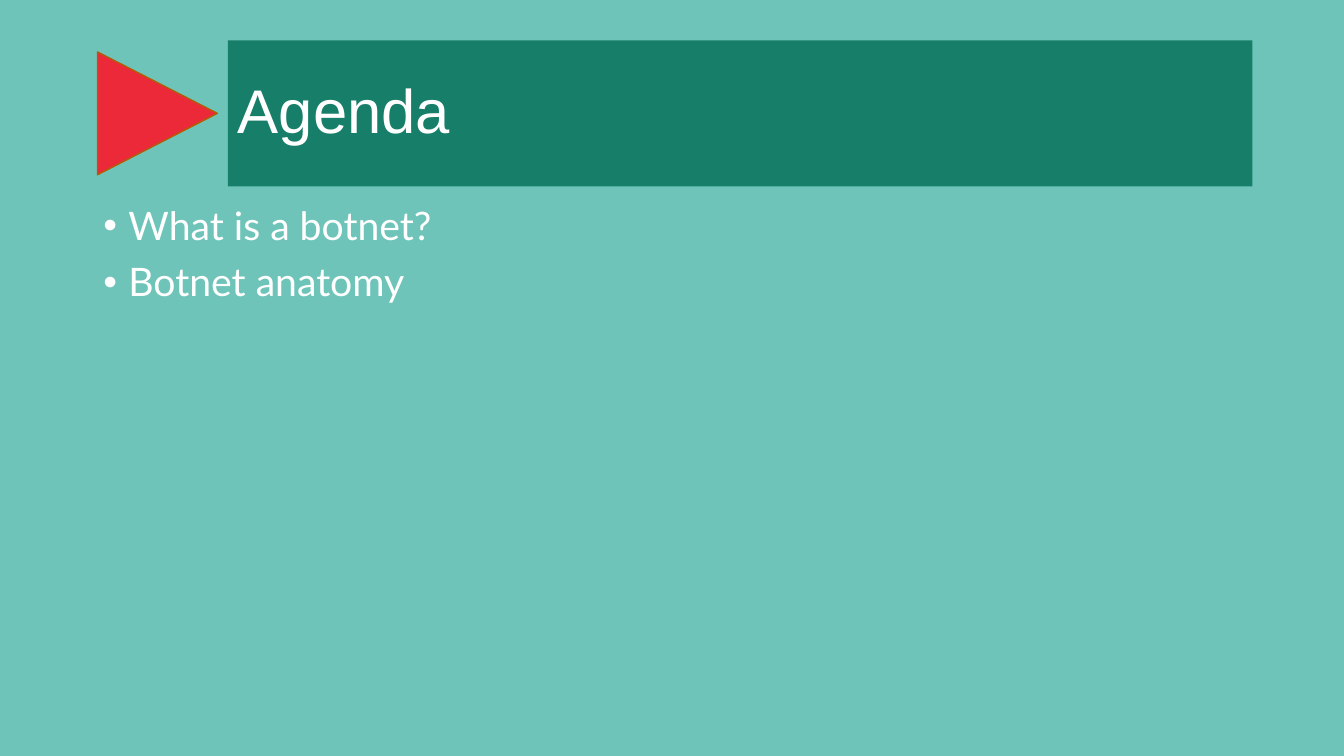
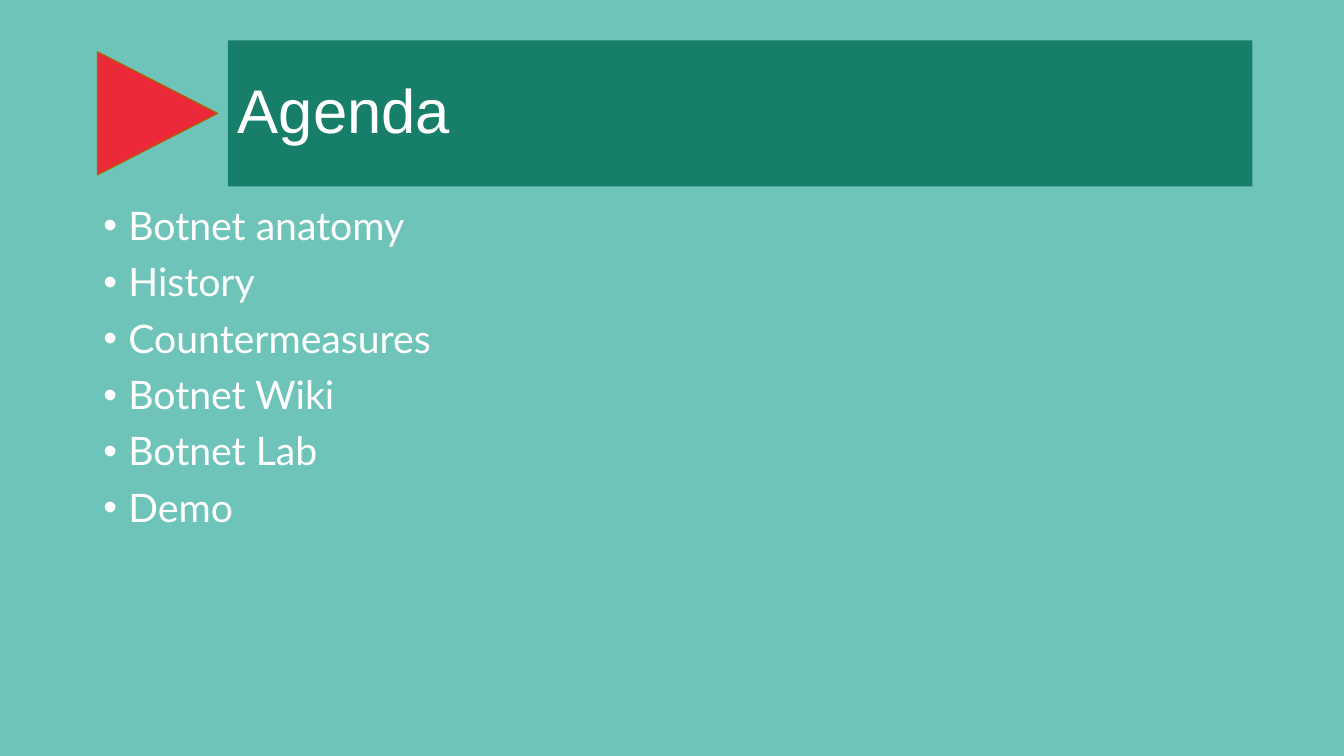
Before and after one commit to jpdias/botnet-lab, a slide deck: slide 2 of report/A hands-on approach on botnets.pptx. Drawn at 1344x756 pixels with LibreOffice and Linux fonts; fonts in the diff are those of the drawing; background and template pictures are left out. Boxes give left, top, right and bottom in pixels: in the first picture for what was removed or moved away, otherwise in the second. Text is boxed around its words. In the diff, an @@ line names an element or a change of style, - is before the commit and + after.

```diff
--- a/report/A hands-on approach on botnets.pptx
+++ b/report/A hands-on approach on botnets.pptx
@@ text at (128,211,432,241): paragraph removed @@
-• What is a botnet?
@@ text at (128,267,430,522): paragraphs added @@
+• History
+• Countermeasures
+• Botnet Wiki
+• Botnet Lab
+• Demo
```
Also in this commit, not shown: 1 other slide changed, 9 slides added, 3 slides removed.
